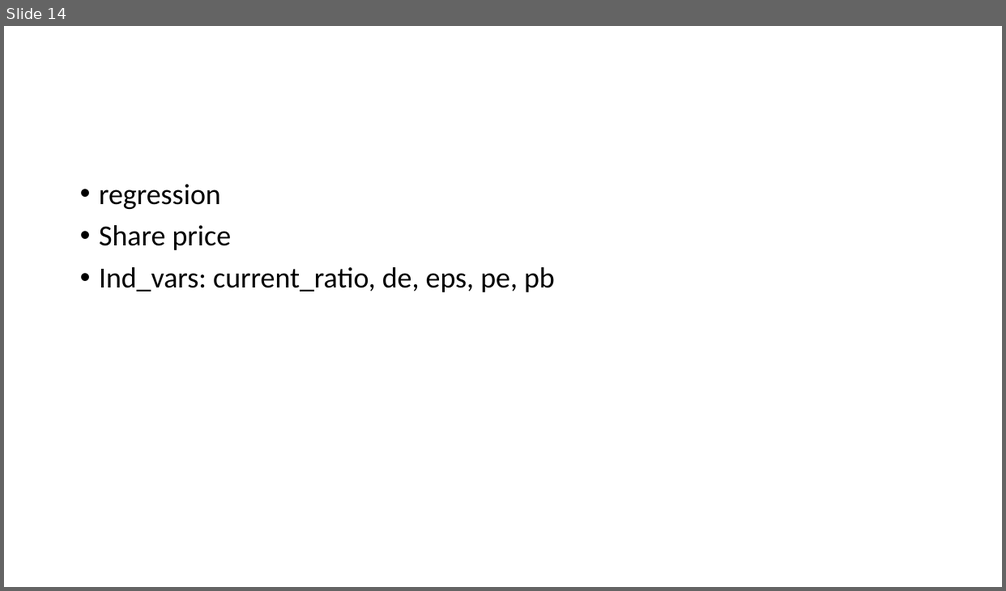
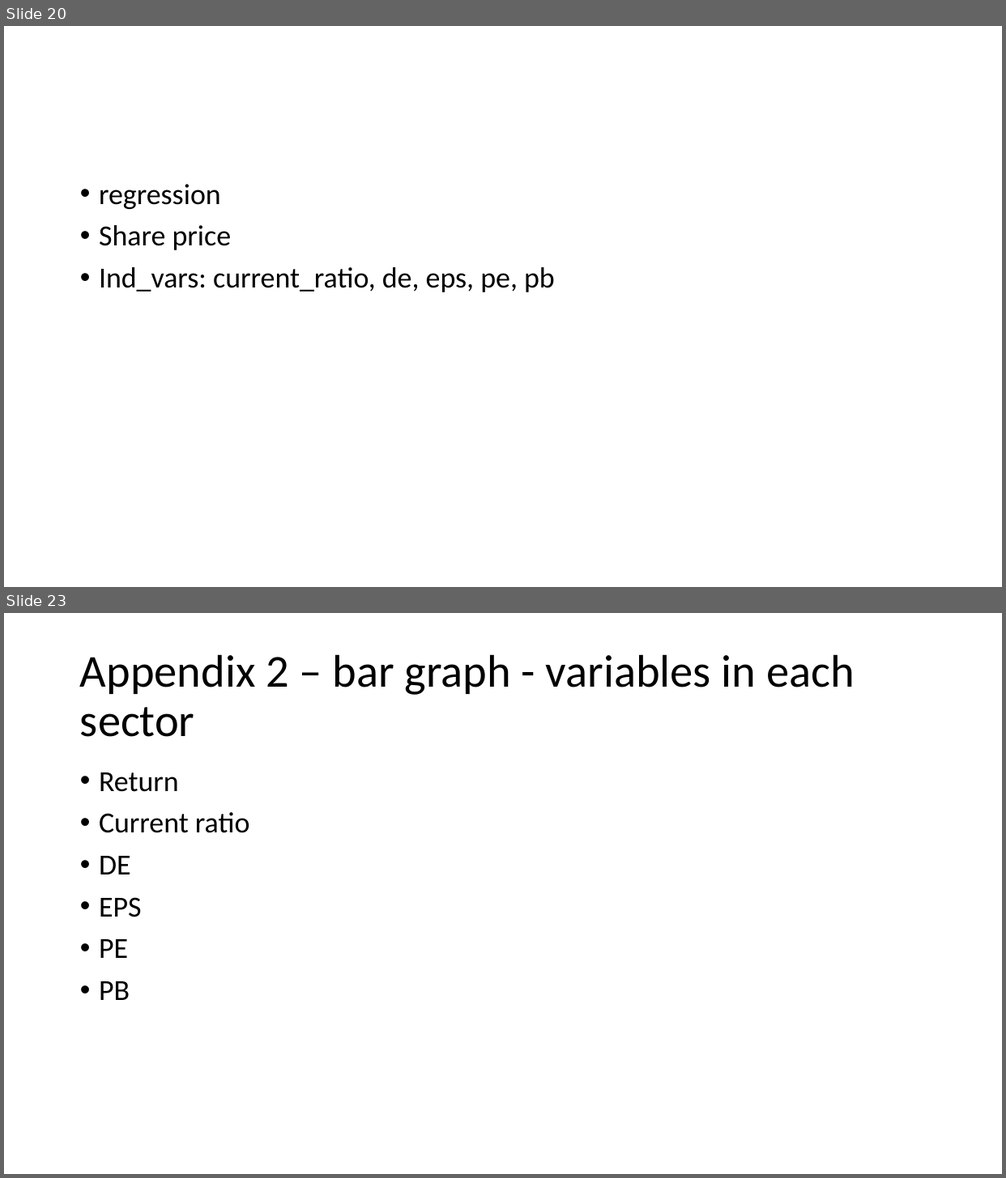
Before and after one commit to gentley99/IOD_2020_JIN, a slide deck: Assignment/Financial/Presentation1.pptx. Shown one above the other, each under a label of ours: slide 14 before the commit, slides 20 and 23 after it; the slides between them are not shown. The pictures are 1006x591 and 1006x1178 pixels, drawn with LibreOffice and Linux fonts; fonts in the diff are those of the drawing. Boxes give left, top, right and bottom in pixels: in the first picture for what was removed or moved away, otherwise in the second. Text is boxed around its words. In the diff, an @@ line names an element or a change of style, - is before the commit and + after.

```diff
--- a/Assignment/Financial/Presentation1.pptx
+++ b/Assignment/Financial/Presentation1.pptx
@@ slide 23 added at [4, 613, 1002, 1174], background #FFFFFF @@
@@ title added at [80, 654, 854, 737], 44 pt, text #000000 @@
+Appendix 2 – bar graph - variables in each sector
@@ text added at [99, 773, 250, 1000], 28 pt, text #000000 @@
+• Return
+• Current ratio
+• DE
+• EPS
+• PE
+• PB
@@ what was slide 14 is now slide 20 @@
```
Also in this commit, not shown: 8 slides changed, 14 other slides added, 5 slides removed, 17 other files.
